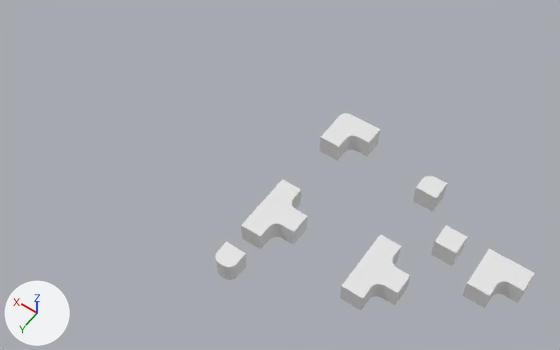
What one commit did to the FBX model Assets/Z - Raw Assets/Meshes/marblemaze-walls.fbx.
The view is the same before and after, from a camera (50 mm lens) standing at (-4.6, 18.6, 28.0) and looking at (7.9, 1.1, 0.5). Lighting does not change. The marker at lower left points along +X, +Y and +Z. Where no turn or scale is listed for an object, it has been applied to the vertices.

Objects in the first picture: 'CenterMultiWallPiece', 'CornerMultiWallPiece', 'EndCapUniWallPiece', 'LConnectorMultiWallPiece', 'LConnectorUniWallPiece', 'TConnectorMultiWallPiece', 'TConnectorUniWallPiece'.
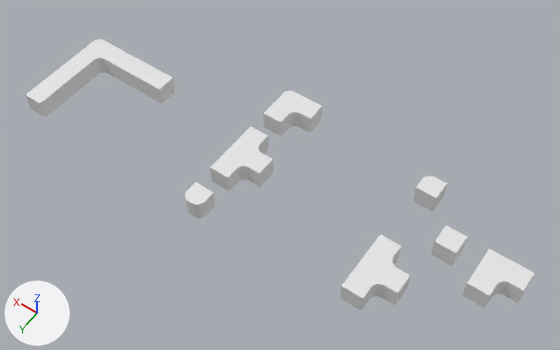
Commit message: Added in an Exterior L-Connector

Changed parts and their boxes (x1, y1, x2, y2) in the pictures (560 x 350 px):
'TConnectorUniWallPiece', moved: before (241, 179, 307, 249); after (210, 126, 273, 191)
'LConnectorExteriorWallPiece', added: after (26, 39, 175, 117)
'LConnectorUniWallPiece', moved: before (320, 113, 380, 161); after (263, 91, 322, 136)
'EndCapUniWallPiece', moved: before (215, 241, 247, 280); after (185, 182, 215, 218)

The change, as a list of edits to the scene's bpy script:
```text
Add me_cube_022:
    me_cube_022.from_pydata(...)  # 88 vertices, 54 faces; spans x -4.5..0.5, y -0.5..4.5, z 0.0..1.0
Change ob_lconnectoruniwallpiece:
    ob_lconnectoruniwallpiece.location: (7.0, -3.0, 0.0) -> (10.0, -2.67, 0.0)
Change ob_tconnectoruniwallpiece:
    ob_tconnectoruniwallpiece.location: (7.0, 3.0, 0.0) -> (10.0, 1.33, 0.0)
Change ob_endcapuniwallpiece:
    ob_endcapuniwallpiece.location: (7.0, 6.0, 0.0) -> (10.0, 4.33, 0.0)
Add ob_lconnectorexteriorwallpiece:
    ob_lconnectorexteriorwallpiece = bpy.data.objects.new('LConnectorExteriorWallPiece', me_cube_022)
    ob_lconnectorexteriorwallpiece.location = (20.0, 0.0, 0.0)
```
